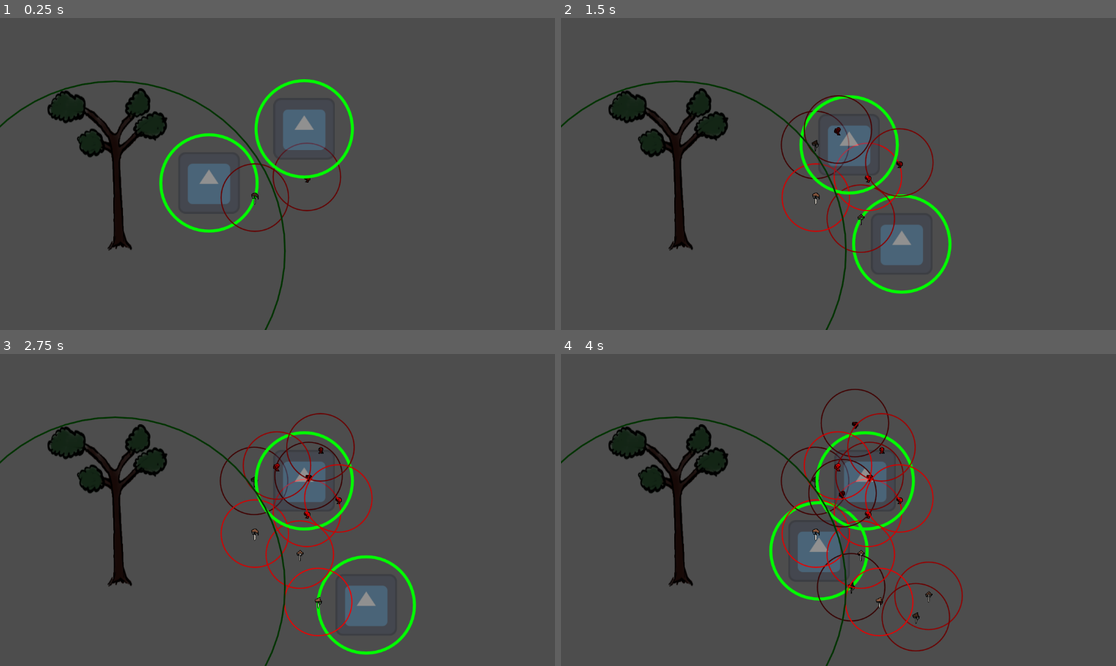
Above: before the commit, frames 1-4 (two rows, left to right).
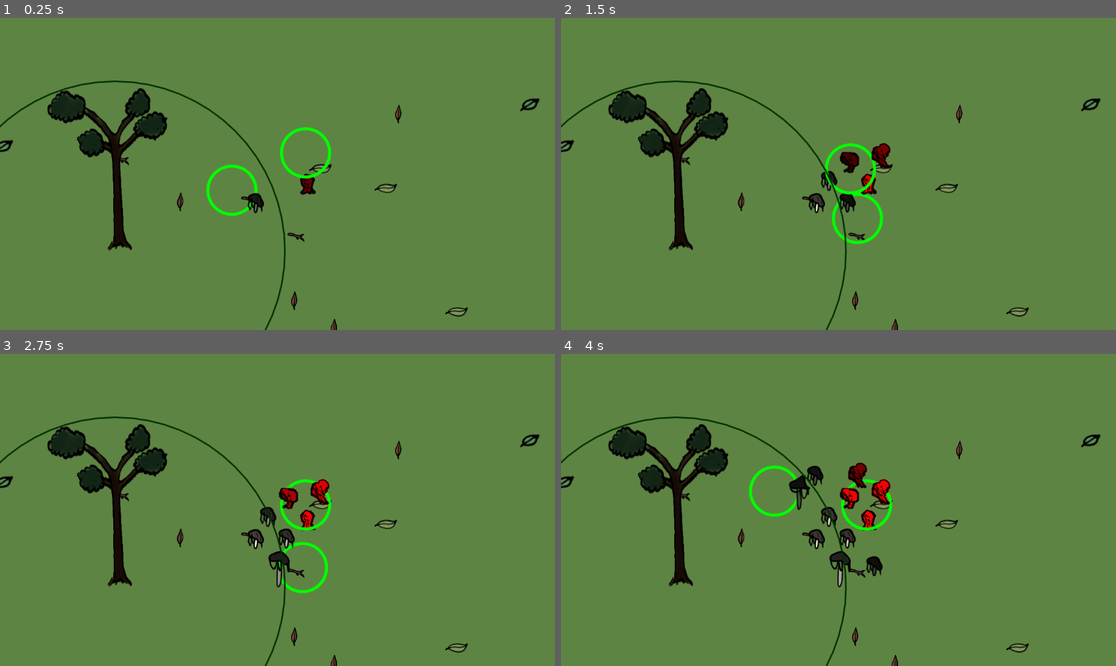
Above: after the commit, the same moments.

Repository: carcinizer/slavic-2025
Game: Godot game, scene res://scenes/map.tscn
Two runs of this game, one before a commit and one after it. Both use one fixed random seed, a clock stepped at 60 frames per second and the inputs below. The engine's default icon, where the game draws it, is replaced by a stand-in: a white triangle on a blue panel in a dark square.
Inputs:
- Up to frame 1 (0.25 s): no input
- Up to frame 2 (1.5 s): hold Right (right1) 0.53-1.28 s; tap S (down2) at 0.6 s; hold Down (down1) from 1.28 s (still down); tap A (left2) at 1.35 s
- Up to frame 3 (2.75 s): release Down (down1) at 2.03 s; hold Right (right1) from 2.03 s (still down); tap D (right2) at 2.1 s
- Up to frame 4 (4 s): release Right (right1) at 2.78 s; hold Up (up1) 2.78-3.53 s; tap W (up2) at 2.85 s; hold Left (left1) from 3.53 s (still down); tap S (down2) at 3.6 s

The runs differ from the first frame. In frame 1, 97% of the frame differs, in the area x 0-100%, y 0-100%; in frame 2, 97%; in frame 3, 97%; in frame 4, 97%.

Commit message:
ground, trees grahics, corpses, mushroom node scale. etc

Diff:
--- a/scenes/cursor.tscn
+++ b/scenes/cursor.tscn
@@ -1,6 +1,5 @@
-[gd_scene load_steps=4 format=3 uid="uid://4cj1ov35do11"]
+[gd_scene load_steps=3 format=3 uid="uid://4cj1ov35do11"]
 
-[ext_resource type="Texture2D" uid="uid://c7y385wmrj5ra" path="res://icon.svg" id="1_1eco6"]
 [ext_resource type="Script" uid="uid://dryha8cpot2k2" path="res://src/cursor.gd" id="1_s0nli"]
 
 [sub_resource type="CircleShape2D" id="CircleShape2D_d7ugn"]
@@ -18,4 +17,3 @@
 
 [node name="Sprite" type="Sprite2D" parent="."]
 modulate = Color(1, 1, 1, 0.376471)
-texture = ExtResource("1_1eco6")
--- a/scenes/map.tscn
+++ b/scenes/map.tscn
@@ -1,10 +1,15 @@
-[gd_scene load_steps=4 format=3 uid="uid://dosjbacgvospg"]
+[gd_scene load_steps=5 format=3 uid="uid://dosjbacgvospg"]
 
 [ext_resource type="PackedScene" uid="uid://4cj1ov35do11" path="res://scenes/cursor.tscn" id="1_4xfga"]
 [ext_resource type="PackedScene" uid="uid://bds4f0x6befb7" path="res://scenes/mushroom.tscn" id="2_paxxb"]
 [ext_resource type="PackedScene" uid="uid://b7r5ai1pa2xl" path="res://scenes/tree.tscn" id="3_gldc4"]
+[ext_resource type="Texture2D" uid="uid://cnjeisgx6r8lf" path="res://graphics/ground.png" id="4_0cso3"]
 
 [node name="Node2D" type="Node2D"]
+
+[node name="Sprite2D" type="Sprite2D" parent="."]
+texture = ExtResource("4_0cso3")
+centered = false
 
 [node name="Cursor" parent="." instance=ExtResource("1_4xfga")]
 position = Vector2(269, 290)
--- a/scenes/mushroom.tscn
+++ b/scenes/mushroom.tscn
@@ -17,9 +17,8 @@
 
 [node name="Sprite" type="Sprite2D" parent="."]
 position = Vector2(0, 1.5)
-scale = Vector2(0.34375, 0.330529)
 texture = ExtResource("2_0bdi0")
-hframes = 7
+hframes = 16
 
 [node name="NeighborRange" type="Area2D" parent="."]
 
--- a/src/cursor.gd
+++ b/src/cursor.gd
@@ -5,7 +5,7 @@
 @onready var growth_area: Area2D = $GrowthArea
 @onready var mushroom_scene := preload("res://scenes/mushroom.tscn")
 
-const radius := 100.0
+const radius := 50.0
 const growth_speed := 100.0
 const starting_hp := 20
 
--- a/src/mushroom.gd
+++ b/src/mushroom.gd
@@ -10,13 +10,12 @@
 @export var connected_to_a_tree := false
 
 const neighbor_range := 70.0
-const sprite_variants_number := 3
+const sprite_variants_number := 4
 
 func _ready() -> void:
 	GLOB.all_mushrooms.push_back(self)
 	var sprite_variant := randi_range(0,sprite_variants_number-1)
-	match player_id:
-		1: sprite_variant += sprite_variants_number
+	sprite_variant += sprite_variants_number * player_id
 	var sprite = get_node("Sprite") as Sprite2D
 	sprite.frame = sprite_variant
 
@@ -31,7 +30,7 @@
 func _exit_tree() -> void:
 	GLOB.all_mushrooms.erase(self)
 
-func _draw():
-	var rad = get_node("NeighborRange/CollisionShape2D").shape.radius
-	var color = Color.GREEN if connected_to_a_tree else Color.RED
-	draw_circle(Vector2(0,0), rad, color, false, 1, true)
+#func _draw():
+#	var rad = get_node("NeighborRange/CollisionShape2D").shape.radius
+#	var color = Color.GREEN if connected_to_a_tree else Color.RED
+#	draw_circle(Vector2(0,0), rad, color, false, 1, true)
Binary file added: graphics/corpse04.png
Not shown, added: graphics/corpse04.png.import
Binary file added: graphics/corpse05.png
Not shown, added: graphics/corpse05.png.import
Binary file added: graphics/ground.png
Not shown, added: graphics/ground.png.import
Binary file changed: graphics/mushrooms.png
Binary file added: graphics/tree.png
Not shown, added: graphics/tree.png.import
Binary file added: graphics/tree02.png
Not shown, added: graphics/tree02.png.import
Binary file added: graphics/tree03.png
(and 1 more such lines)
